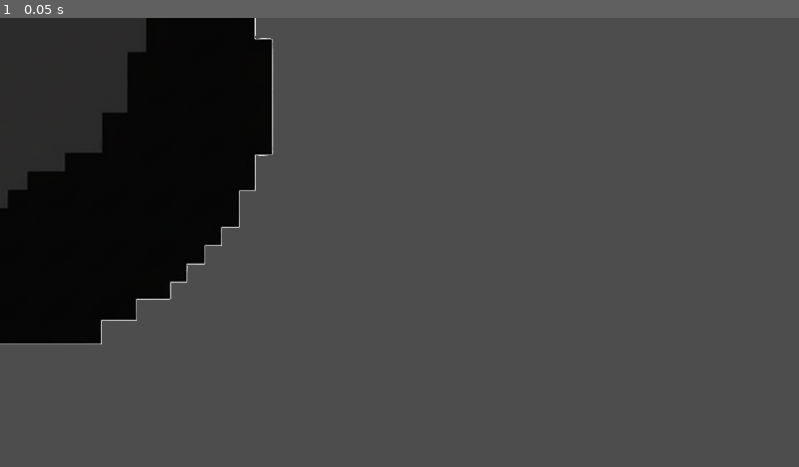
Above: before the commit, frame 1.
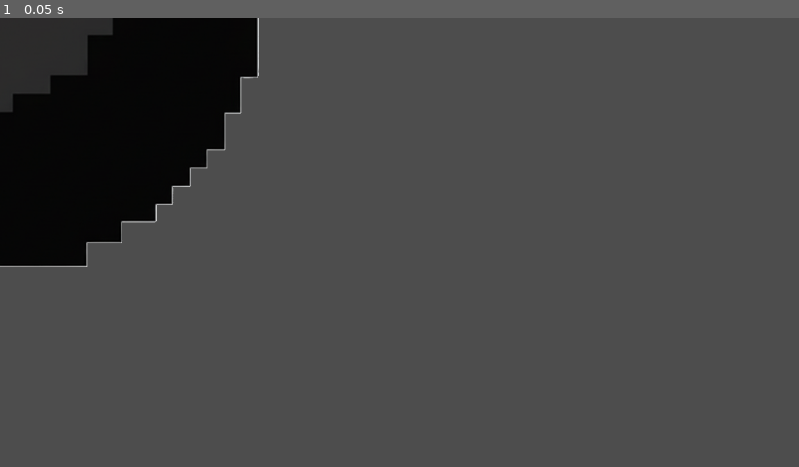
Above: after the commit, the same moment.

Repository: Tanish-Desai/Meteor-Shawaa
Game: Godot game, scene res://scenes/bomb.tscn
The game is run twice, just before and just after one commit, with the same random seed, the same clock (stepped at 60 frames per second) and the same inputs. The project has no main scene, so this scene is started directly.
Inputs:
- Up to frame 1 (0.05 s): no input

The runs differ from the first frame. In frame 1, 10% of the frame differs, in the area x 0-35%, y 0-73%.

Commit message:
Repositioned bomb scene

Diff:
--- a/scenes/bomb.tscn
+++ b/scenes/bomb.tscn
@@ -3,14 +3,13 @@
 [ext_resource type="Texture2D" uid="uid://h755pfrpsl1m" path="res://assets/sprites/bomb.png" id="1_4kkau"]
 
 [sub_resource type="CircleShape2D" id="CircleShape2D_vpdcx"]
-radius = 350.001
+radius = 356.013
 
 [node name="Bomb" type="StaticBody2D"]
 
 [node name="Sprite2D" type="Sprite2D" parent="."]
-position = Vector2(5, -5)
+position = Vector2(-16, -117)
 texture = ExtResource("1_4kkau")
 
 [node name="CollisionShape2D" type="CollisionShape2D" parent="."]
-position = Vector2(16, 112)
 shape = SubResource("CircleShape2D_vpdcx")
